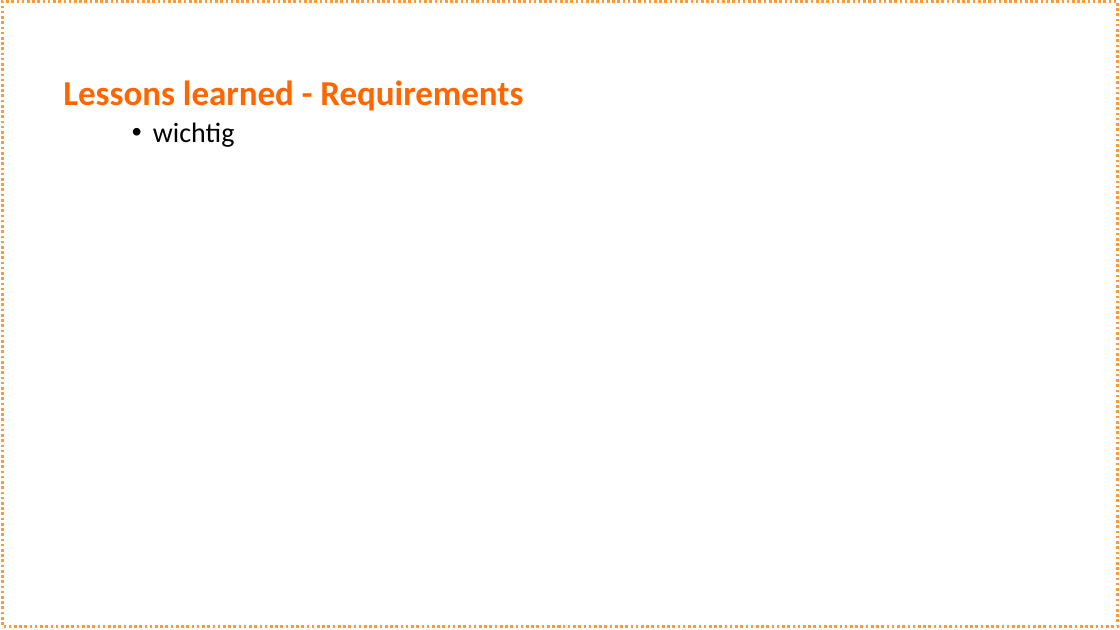
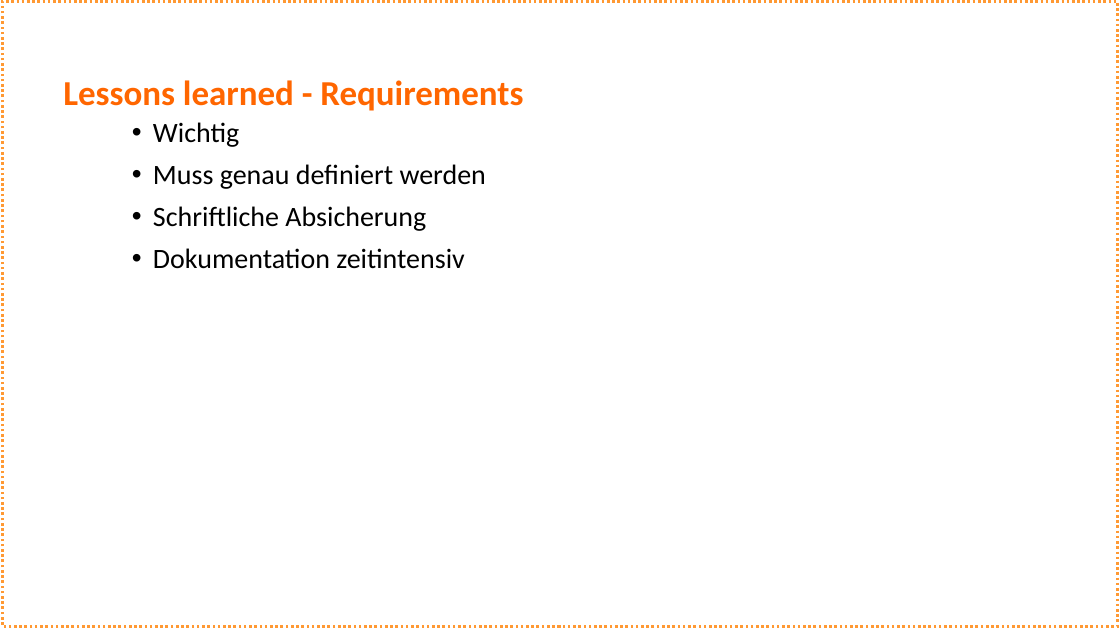
Before and after one commit to schne5/ch.bfh.bti7081.s2016.orange, a slide deck: slide 4 of doc/Task14/Task 14_orange.pptx. Drawn at 1120x630 pixels with LibreOffice and Linux fonts; fonts in the diff are those of the drawing. Boxes give left, top, right and bottom in pixels: in the first picture for what was removed or moved away, otherwise in the second. Text is boxed around its words. In the diff, an @@ line names an element or a change of style, - is before the commit and + after.

```diff
--- a/doc/Task14/Task 14_orange.pptx
+++ b/doc/Task14/Task 14_orange.pptx
@@ text at (153, 122, 486, 269): text changed @@
-• wichtig
+• Wichtig
+• Muss genau definiert werden
+• Schriftliche Absicherung
+• Dokumentation zeitintensiv
```
Also in this commit, not shown: 4 other slides changed, 1 slide added, 4 slides removed, 1 other file.
